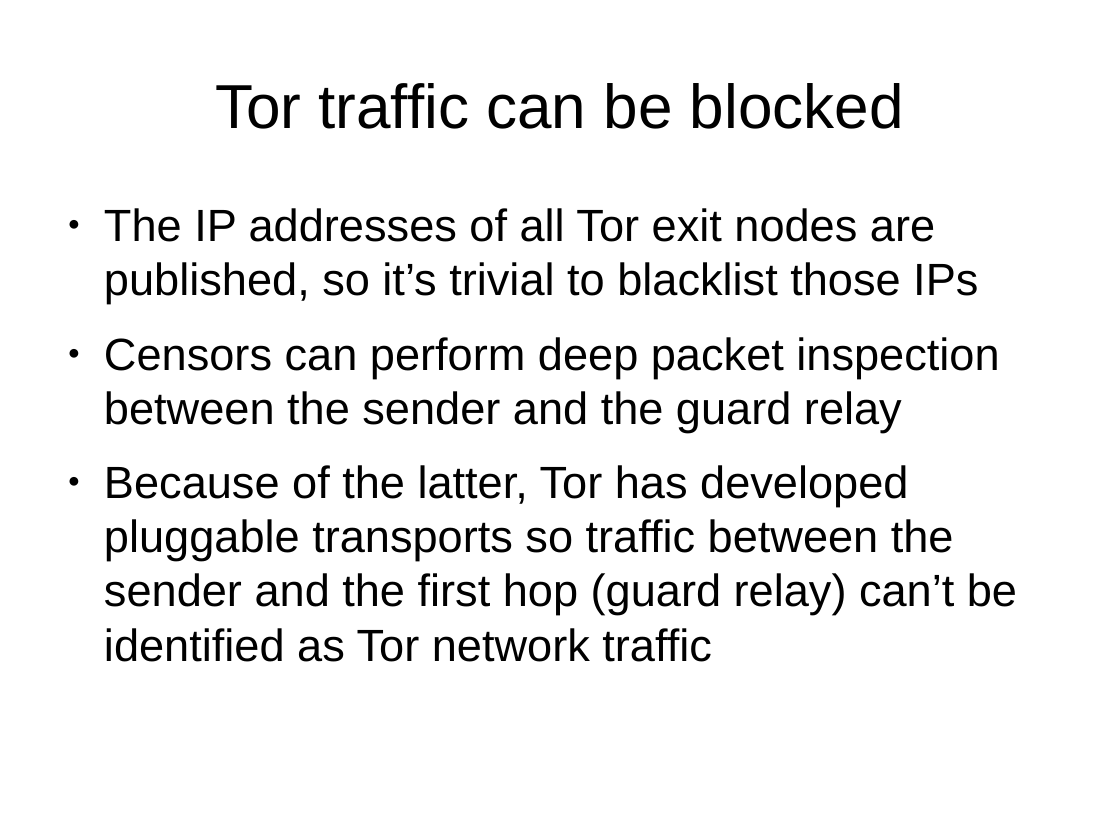
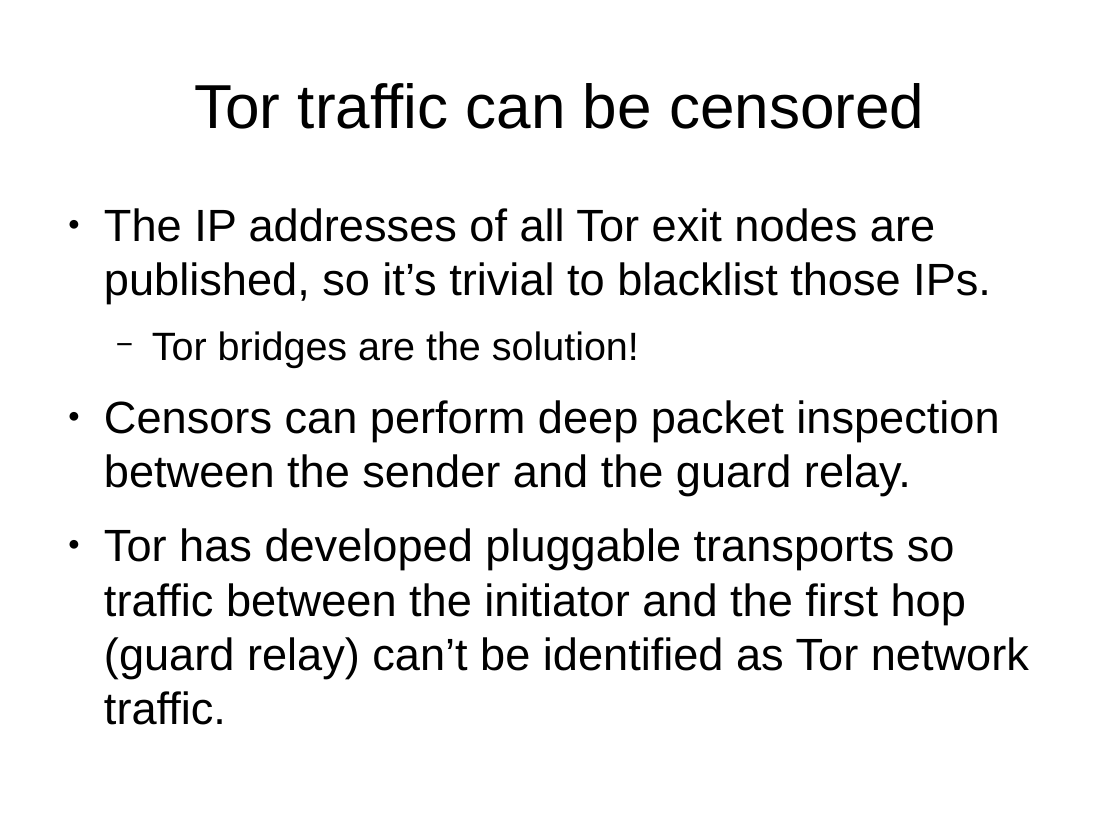
Before and after one commit to btoll/benjamintoll.com, a slide deck: slide 20 of static/talks/tor.odp (slide 9 before the commit). Drawn at 1120x840 pixels with LibreOffice and Linux fonts; fonts in the diff are those of the drawing. Boxes give left, top, right and bottom in pixels: in the first picture for what was removed or moved away, otherwise in the second. Text is boxed around its words. In the diff, an @@ line names an element or a change of style, - is before the commit and + after.

```diff
--- a/static/talks/tor.odp
+++ b/static/talks/tor.odp
@@ title at (194, 83, 924, 129): text changed @@
-Tor traffic can be blocked
+Tor traffic can be censored
@@ text at (104, 208, 1029, 679): text changed @@
-● The IP addresses of all Tor exit nodes are published, so it’s trivial to blacklist those IPs
-● Censors can perform deep packet inspection between the sender and the guard relay
-● Because of the latter, Tor has developed pluggable transports so traffic between the sender and the first hop (guard relay) can’t be identified as Tor network traffic
+● The IP addresses of all Tor exit nodes are published, so it’s trivial to blacklist those IPs.
+  − Tor bridges are the solution!
+● Censors can perform deep packet inspection between the sender and the guard relay.
+● Tor has developed pluggable transports so traffic between the initiator and the first hop (guard relay) can’t be identified as Tor network traffic.
```
Also in this commit, not shown: 8 other slides changed, 25 slides added, 2 slides removed, 1 other file.
